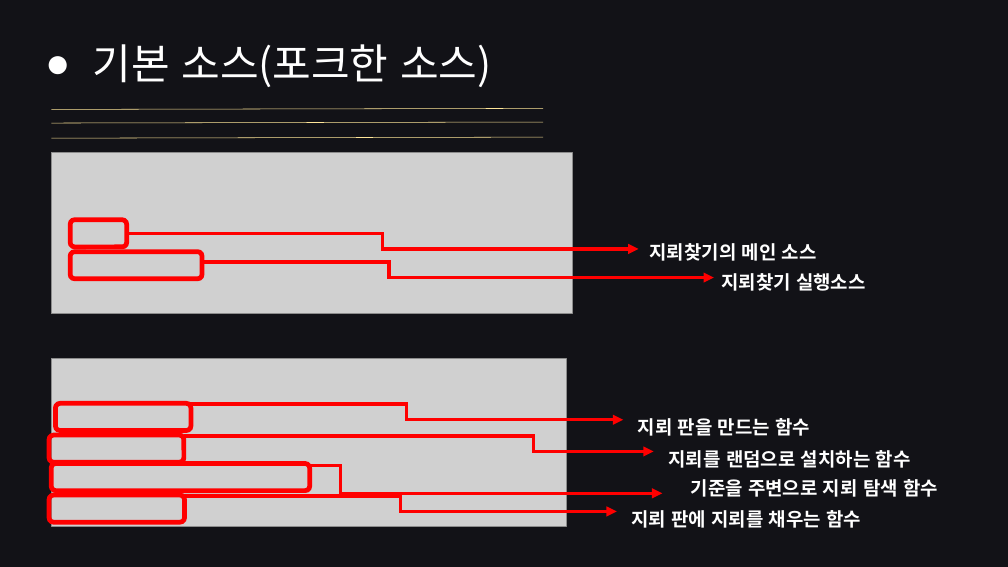
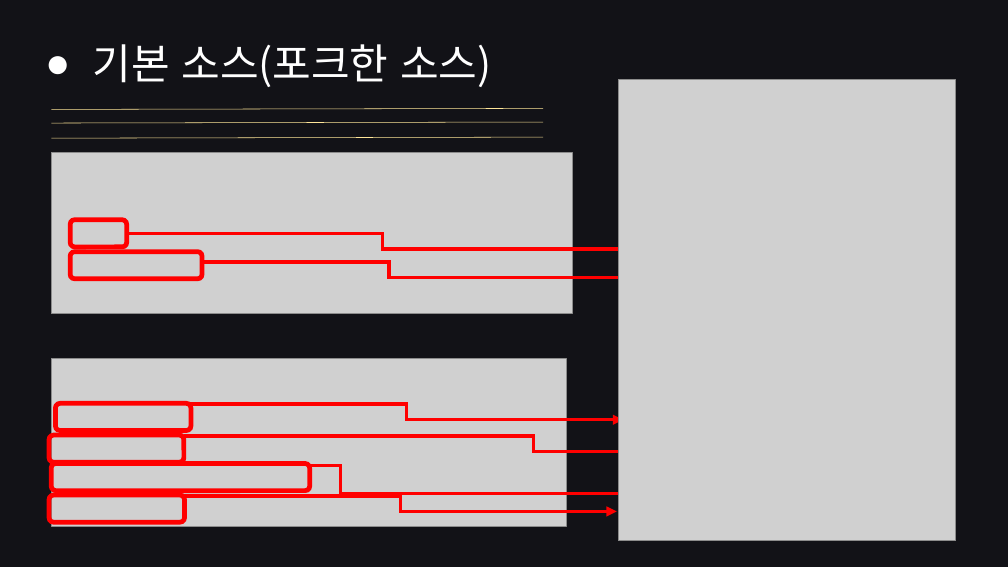
Before and after one commit to JungHoYoung/OSS_A, a slide deck: slide 4 of OSS_A조 - MineSweeper_1.pptx. Drawn at 1008x567 pixels with LibreOffice and Linux fonts; fonts in the diff are those of the drawing; grey boxes stand for pictures. Boxes give left, top, right and bottom in pixels: in the first picture for what was removed or moved away, otherwise in the second. Text is boxed around its words. In the diff, an @@ line names an element or a change of style, - is before the commit and + after.

```diff
--- a/OSS_A조 - MineSweeper_1.pptx
+++ b/OSS_A조 - MineSweeper_1.pptx
@@ picture added at [619,79,956,541] @@
@@ text removed at [649,243,817,261] @@
-지뢰찾기의 메인 소스
@@ text removed at [721,273,866,291] @@
-지뢰찾기 실행소스
@@ text removed at [638,418,810,436] @@
-지뢰 판을 만드는 함수
@@ text removed at [669,450,911,468] @@
-지뢰를 랜덤으로 설치하는 함수
@@ text removed at [691,479,938,497] @@
-기준을 주변으로 지뢰 탐색 함수
@@ text removed at [631,510,861,528] @@
-지뢰 판에 지뢰를 채우는 함수
```
Also in this commit, not shown: 5 other slides changed.
